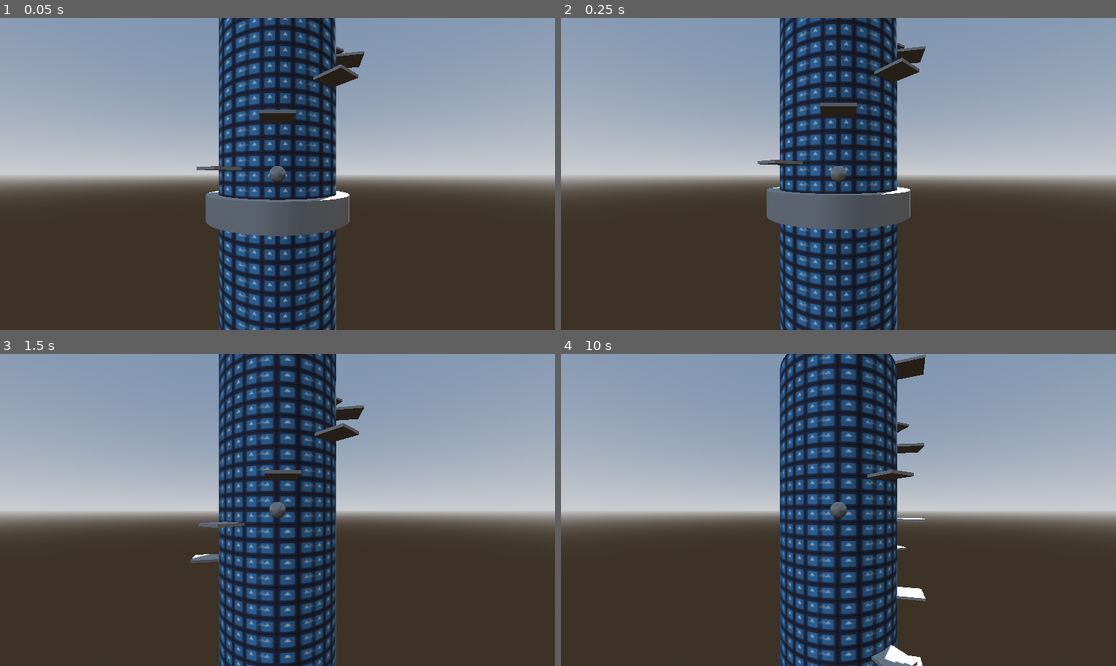
Above: before the commit, frames 1-4 (two rows, left to right).
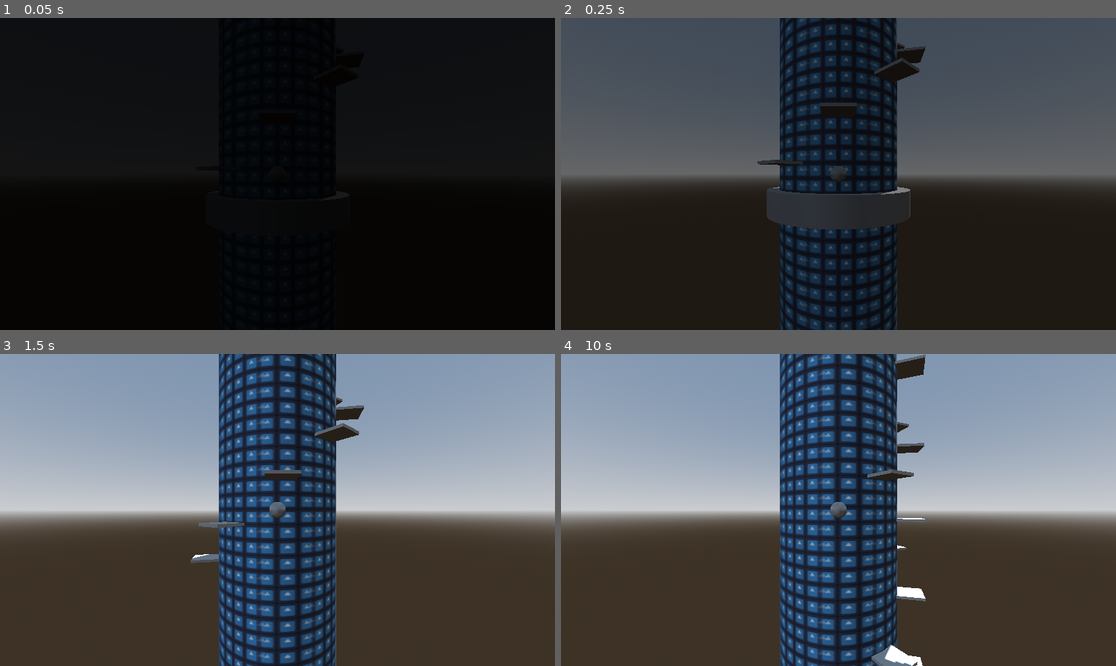
Above: after the commit, the same moments.

Repository: safgd/Infinite-Jump-Game
Game: Godot game, scene res://Scenes/game.tscn
Same seed, same stepped clock (60 frames per second), same inputs: the game is played once before the commit and once after it. The engine's default icon, where the game draws it, is replaced by a stand-in: a white triangle on a blue panel in a dark square.
Inputs:
- Up to frame 1 (0.05 s): no input
- Up to frame 2 (0.25 s): no input
- Up to frame 3 (1.5 s): tap Enter (ui_accept) at 0.5, 0.77 s; hold Right (ui_right) 0.53-1.28 s; hold Down (ui_down) from 1.28 s (still down)
- Up to frame 4 (10 s): tap Enter (ui_accept) at 1.52, 3.02, 3.77, 4.52, 6.02, 6.77, 7.52, 9.02, 9.77 s; release Down (ui_down) at 2.03 s; hold Right (ui_right) 2.03-2.78 s; hold Up (ui_up) 2.78-3.53 s; hold Left (ui_left) 3.53-5.03 s; hold Down (ui_down) 5.03-5.78 s; hold Right (ui_right) 5.78-6.53 s; hold Up (ui_up) 6.53-7.28 s; hold Right (ui_right) 7.28-8.03 s; hold Down (ui_down) 8.03-8.78 s; hold Left (ui_left) 8.78-9.53 s; hold Up (ui_up) from 9.53 s (still down)

The runs differ from the first frame. In frame 1, 100% of the frame differs, in the area x 0-100%, y 0-100%; in frame 2, 95%; in frame 3, less than 0.1%; in frame 4, less than 0.1%.

Commit message:
the screen starts black and blends to black when spawning. and blends to black when dying. The cylinder map was increased in size

Diff:
--- a/Scenes/cylinder_map.tscn
+++ b/Scenes/cylinder_map.tscn
@@ -12,7 +12,7 @@
 material = SubResource("StandardMaterial3D_te7k0")
 top_radius = 5.0
 bottom_radius = 5.0
-height = 50.0
+height = 60.0
 
 [node name="Cylinder Map" type="Node3D" unique_id=1029750433]
 script = ExtResource("1_q48st")
--- a/Scenes/game.tscn
+++ b/Scenes/game.tscn
@@ -4,6 +4,7 @@
 [ext_resource type="PackedScene" uid="uid://ci46p3up4t600" path="res://Scenes/death_zone.tscn" id="3_3dryh"]
 [ext_resource type="PackedScene" uid="uid://bee4jed1q385p" path="res://Scenes/player.tscn" id="3_wrm1d"]
 [ext_resource type="PackedScene" uid="uid://dbnunemynkeps" path="res://Scenes/world_reshift_zone.tscn" id="4_3dryh"]
+[ext_resource type="PackedScene" uid="uid://bxts7e6b3p2jk" path="res://Scenes/game_ui.tscn" id="5_wowpa"]
 
 [sub_resource type="ProceduralSkyMaterial" id="ProceduralSkyMaterial_3dryh"]
 sky_horizon_color = Color(0.66224277, 0.6717428, 0.6867428, 1)
@@ -54,9 +55,12 @@
 transform = Transform3D(1, 0, 0, 0, 1, 0, 0, 0, 1, 0, 0, 12.252278)
 size = 19.965
 
-[node name="Death Zone" parent="." unique_id=1344778906 instance=ExtResource("3_3dryh")]
+[node name="Death Zone" parent="." unique_id=1344778906 node_paths=PackedStringArray("game_ui") instance=ExtResource("3_3dryh")]
 transform = Transform3D(1, 0, 0, 0, 1, 0, 0, 0, 1, 0, -13.4180765, 0)
+game_ui = NodePath("../Game UI")
 
 [node name="World Reshift Zone" parent="." unique_id=328537765 node_paths=PackedStringArray("map") instance=ExtResource("4_3dryh")]
 transform = Transform3D(1, 0, 0, 0, 1, 0, 0, 0, 1, 0, 15.467274, 0)
 map = NodePath("../Cylinder Map")
+
+[node name="Game UI" parent="." unique_id=531651677 instance=ExtResource("5_wowpa")]
--- /dev/null
+++ b/Scenes/game_ui.tscn
@@ -0,0 +1,14 @@
+[gd_scene format=3 uid="uid://bxts7e6b3p2jk"]
+
+[ext_resource type="Script" uid="uid://cg5icy5iel4d5" path="res://Scripts/game_ui.gd" id="1_gek4i"]
+
+[node name="Game UI" type="CanvasLayer" unique_id=531651677]
+script = ExtResource("1_gek4i")
+
+[node name="Blending ColorRect" type="ColorRect" parent="." unique_id=676587615]
+anchors_preset = 15
+anchor_right = 1.0
+anchor_bottom = 1.0
+grow_horizontal = 2
+grow_vertical = 2
+color = Color(0, 0, 0, 1)
--- a/Scripts/death_zone.gd
+++ b/Scripts/death_zone.gd
@@ -1,11 +1,18 @@
 extends Area3D
+
+@export var game_ui: Game_UI
+
+func _ready() -> void:
+	game_ui.blend_out_finished.connect(_on_death_screen_finished)
 
 func _on_body_entered(body: Node3D) -> void:
 	if body is Player:
-		print("Game Over")
-		get_tree().call_deferred("reload_current_scene")
-
+		game_ui.blend_out_screen()
 
 func _on_area_entered(area: Area3D) -> void:
 	if area is Platform:
 		(area as Platform).destroy()
+
+func _on_death_screen_finished()->void:
+	print("Game Over")
+	get_tree().call_deferred("reload_current_scene")
--- /dev/null
+++ b/Scripts/game_ui.gd
@@ -0,0 +1,32 @@
+class_name Game_UI
+extends CanvasLayer
+
+signal blend_out_finished
+
+@onready var blending_color_rect: ColorRect = $"Blending ColorRect"
+@export var blend_duration: float = 0.5
+var tween: Tween
+
+func _ready() -> void:
+	blend_in_game()
+
+func blend_in_game()->void:
+	if tween:
+		tween.stop()
+	tween = get_tree().create_tween()
+	tween.tween_property(blending_color_rect, "color:a", 0, blend_duration)
+
+func blend_out_screen()->void:
+	if tween:
+		tween.stop()
+	tween = get_tree().create_tween()
+	tween.tween_property(blending_color_rect, "color:a", 1, blend_duration)
+
+	tween.finished.connect(_on_blend_out_tween_finished)
+
+func _on_blend_out_tween_finished()->void:
+	blend_out_finished.emit()
+
+func _exit_tree() -> void:
+	if tween:
+		tween.stop()
Not shown, added: Scripts/game_ui.gd.uid
